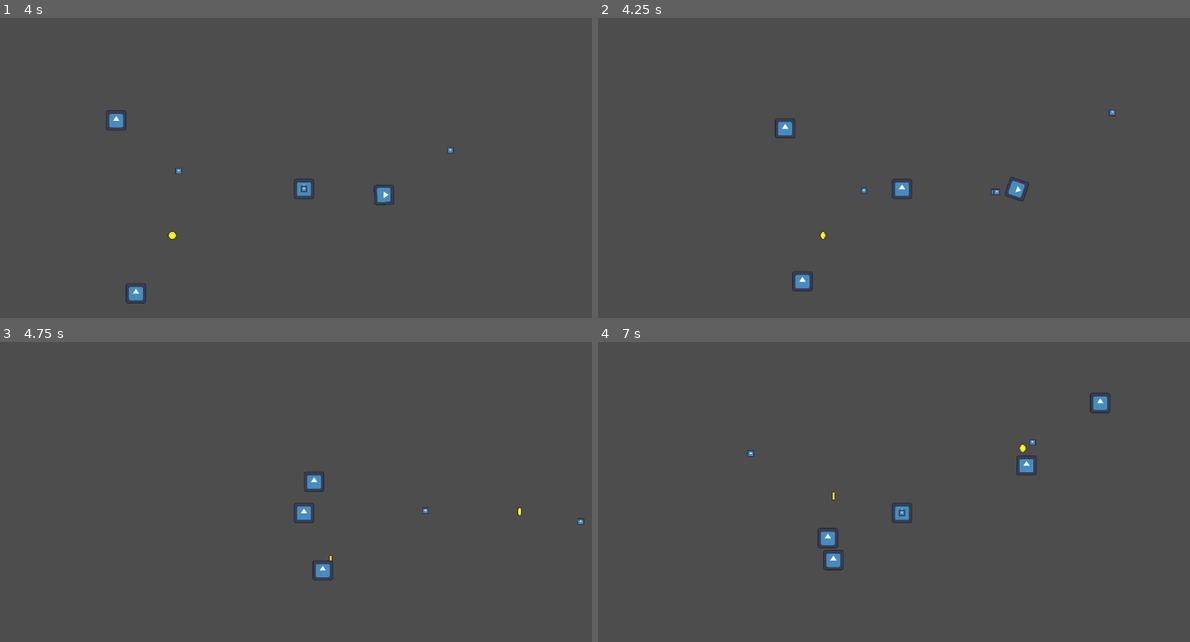
Above: before the commit, frames 1-4 (two rows, left to right).
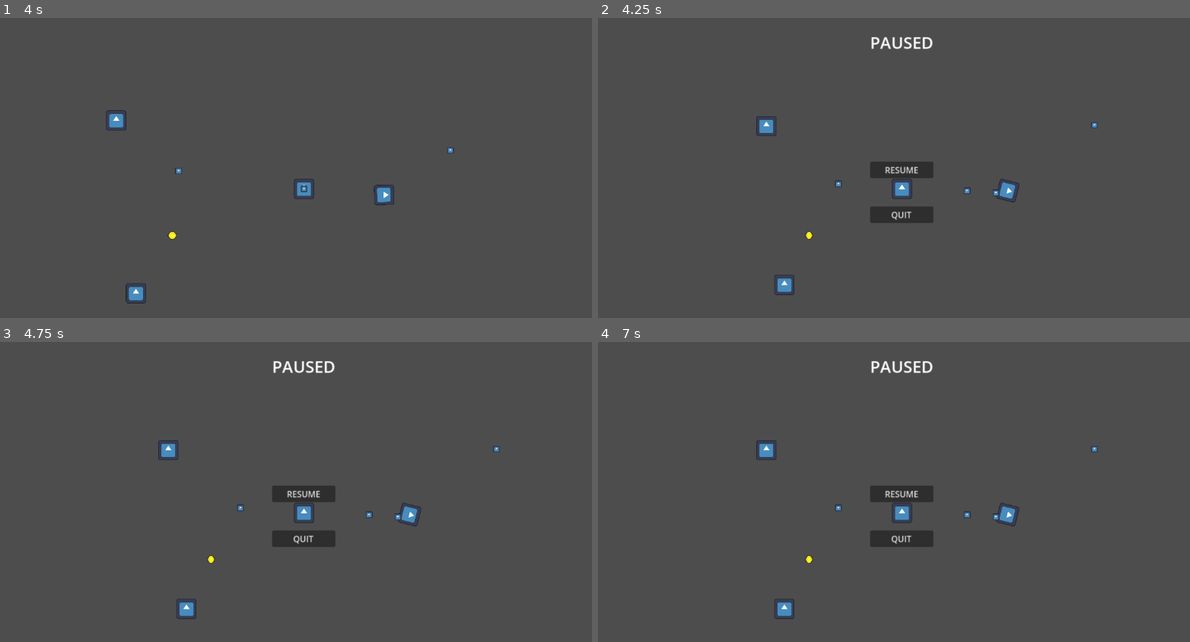
Above: after the commit, the same moments.

Repository: SeanCampbell255/rogueish
Game: Godot game, scene res://Components/Game/game.tscn
Two runs of this game, one before a commit and one after it. Both use one fixed random seed, a clock stepped at 60 frames per second and the inputs below. The project has no main scene, so this scene is started directly. The engine's default icon, where the game draws it, is replaced by a stand-in: a white triangle on a blue panel in a dark square.
Inputs:
- Up to frame 1 (4 s): hold Right (ui_right) 0.53-1.28 s; hold Down (ui_down) 1.28-2.03 s; hold Right (ui_right) 2.03-2.78 s; hold Up (ui_up) 2.78-3.53 s; hold Left (ui_left) from 3.53 s (still down)
- Up to frame 2 (4.25 s): keep holding Left (ui_left); tap Escape (ui_menu, bound only after the commit) at 4.15 s
- Up to frame 3 (4.75 s): keep holding Left (ui_left)
- Up to frame 4 (7 s): release Left (ui_left) at 5.03 s; hold Down (ui_down) 5.03-5.78 s; hold Right (ui_right) 5.78-6.53 s; hold Up (ui_up) from 6.53 s (still down)

Frame 1 is identical in both runs. In frame 2, 2.2% of the frame differs, in the area x 26-88%, y 6-93%; in frame 3, 2.1%; in frame 4, 2.5%, in the area x 25-87%, y 6-93%.

Commit message:
functional pause

Diff:
--- a/rogueish/Components/Game/game.tscn
+++ b/rogueish/Components/Game/game.tscn
@@ -1,13 +1,15 @@
-[gd_scene load_steps=4 format=3 uid="uid://c50dxhnc2g31j"]
+[gd_scene load_steps=5 format=3 uid="uid://c50dxhnc2g31j"]
 
 [ext_resource type="Script" path="res://Components/Game/game.gd" id="1_f3ao4"]
 [ext_resource type="PackedScene" uid="uid://ckebvr2umj6rv" path="res://Components/Player/player.tscn" id="2_snvyf"]
 [ext_resource type="PackedScene" uid="uid://eh2wduc6ccfn" path="res://Components/Enemy/enemy.tscn" id="3_4evak"]
+[ext_resource type="PackedScene" uid="uid://k6ve614nmgil" path="res://Components/Pause/pause.tscn" id="4_jaxh4"]
 
 [node name="Game" type="Node2D"]
 script = ExtResource("1_f3ao4")
 
 [node name="Player" parent="." instance=ExtResource("2_snvyf")]
+unique_name_in_owner = true
 slide_on_ceiling = false
 
 [node name="Enemy" parent="." instance=ExtResource("3_4evak")]
@@ -16,4 +18,6 @@
 
 [node name="SpawnTimer" type="Timer" parent="."]
 
+[node name="Pause" parent="." instance=ExtResource("4_jaxh4")]
+
 [connection signal="timeout" from="SpawnTimer" to="." method="_on_spawn_timer_timeout"]
--- /dev/null
+++ b/rogueish/Components/Pause/pause.gd
@@ -0,0 +1,14 @@
+extends Control
+
+@onready var player = %Player
+
+var offset = Vector2(0, -300)
+
+func _process(delta: float) -> void:
+	if Input.is_action_pressed("ui_menu"):
+		global_position = player.global_position + offset
+		visible = true
+		get_tree().paused = true
+
+func _ready() -> void:
+	visible = false
--- /dev/null
+++ b/rogueish/Components/Pause/pause.tscn
@@ -0,0 +1,52 @@
+[gd_scene load_steps=3 format=3 uid="uid://k6ve614nmgil"]
+
+[ext_resource type="Script" path="res://Components/Pause/pause.gd" id="1_gue8h"]
+
+[sub_resource type="LabelSettings" id="LabelSettings_a5hu3"]
+font_size = 31
+
+[node name="Pause" type="Control"]
+layout_mode = 3
+anchors_preset = 15
+anchor_right = 1.0
+anchor_bottom = 1.0
+grow_horizontal = 2
+grow_vertical = 2
+script = ExtResource("1_gue8h")
+
+[node name="VBoxContainer" type="VBoxContainer" parent="."]
+layout_mode = 1
+anchors_preset = 5
+anchor_left = 0.5
+anchor_right = 0.5
+offset_left = -20.0
+offset_right = 20.0
+offset_bottom = 40.0
+grow_horizontal = 2
+
+[node name="Label" type="Label" parent="VBoxContainer"]
+layout_mode = 2
+text = "PAUSED"
+label_settings = SubResource("LabelSettings_a5hu3")
+horizontal_alignment = 1
+vertical_alignment = 1
+
+[node name="MarginContainer" type="MarginContainer" parent="VBoxContainer"]
+layout_mode = 2
+theme_override_constants/margin_top = 200
+
+[node name="Resume" type="Button" parent="VBoxContainer/MarginContainer"]
+unique_name_in_owner = true
+custom_minimum_size = Vector2(120, 30)
+layout_mode = 2
+text = "RESUME"
+
+[node name="MarginContainer2" type="MarginContainer" parent="VBoxContainer"]
+layout_mode = 2
+theme_override_constants/margin_top = 50
+
+[node name="Quit" type="Button" parent="VBoxContainer/MarginContainer2"]
+unique_name_in_owner = true
+custom_minimum_size = Vector2(120, 30)
+layout_mode = 2
+text = "QUIT"
--- a/rogueish/Components/Projectile/projectile.gd
+++ b/rogueish/Components/Projectile/projectile.gd
@@ -25,6 +25,7 @@
 	damage = i_damage
 	targetGroup = i_targetGroup
 
+#RECIEVERS
 func _on_body_entered(body: Node) -> void:
 	if(body.is_in_group(targetGroup)):
 		body.take_damage(damage)
--- a/rogueish/project.godot
+++ b/rogueish/project.godot
@@ -19,3 +19,11 @@
 folder_colors={
 "res://Components/": "purple"
 }
+
+[input]
+
+ui_menu={
+"deadzone": 0.5,
+"events": [Object(InputEventKey,"resource_local_to_scene":false,"resource_name":"","device":-1,"window_id":0,"alt_pressed":false,"shift_pressed":false,"ctrl_pressed":false,"meta_pressed":false,"pressed":false,"keycode":4194305,"physical_keycode":0,"key_label":0,"unicode":0,"location":0,"echo":false,"script":null)
+]
+}
Not shown, changed: rogueish/NOTES.txt
